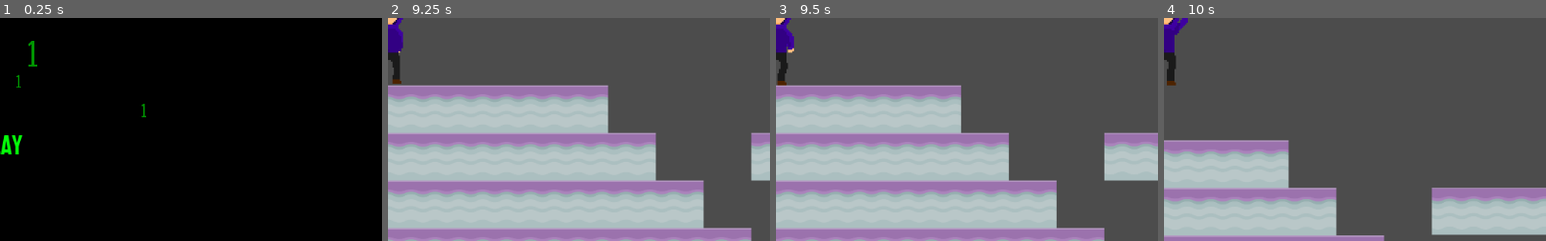
Above: before the commit, frames 1-4 (left to right).
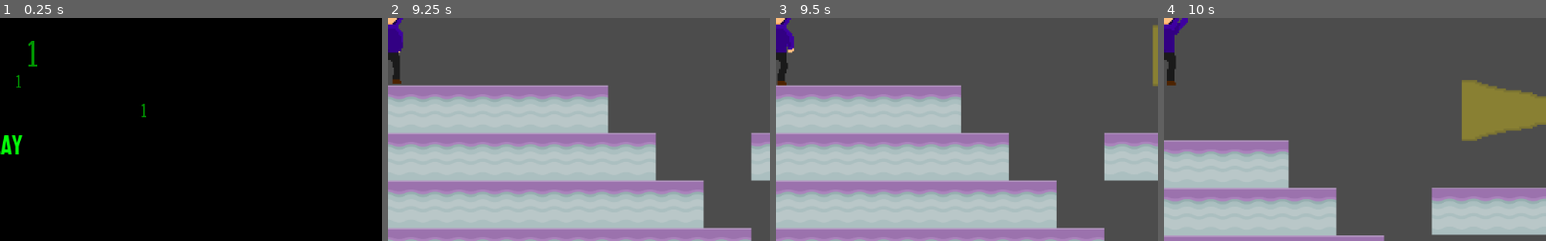
Above: after the commit, the same moments.

Repository: ncbarber/final-Databreak
Game: Godot game, scene res://ScreenStart/ScreenStart.tscn
The game is run twice, just before and just after one commit, with the same random seed, the same clock (stepped at 60 frames per second) and the same inputs.
Inputs:
- Up to frame 1 (0.25 s): no input
- Up to frame 2 (9.25 s): click "Play" at 0.5 s; tap Enter at 1.25 s; hold Right (move_right) 1.28-2.78 s; tap Space (jump) at 1.52, 2.27, 3.77, 4.52, 5.27, 6.77, 7.52, 8.27 s; hold Left (move_left) 2.78-3.53 s; hold Right (move_right) 3.53-5.03 s; hold Left (move_left) 5.03-5.78 s; hold Right (move_right) 5.78-6.53 s; hold Left (move_left) 6.53-8.03 s; hold Right (move_right) from 8.03 s (still down)
- Up to frame 3 (9.5 s): keep holding Right (move_right)
- Up to frame 4 (10 s): keep holding Right (move_right); tap Space (jump) at 9.77 s
The pictures show only the part of the screen within x 50-100%, y 44-94%; the shares and areas given below are measured in that part.

Frames 1-2 are identical in both runs. In frame 3, 0.4% of the frame differs, in the area x 98-100%, y 3-31%; in frame 4, 4.4%, in the area x 78-100%, y 27-56%.

Commit message:
Rework of the enemy
Changed enemy hitboxes and detection of player, added ability for the enemy to chase the player

Diff:
--- a/project/Enemy/Enemy.gd
+++ b/project/Enemy/Enemy.gd
@@ -1,17 +1,19 @@
 extends KinematicBody2D
-
+class_name Enemy
 
 signal player_hit
 
 
 var run_speed := 100
-var gravity := 500
+var gravity := 0
 var velocity := Vector2()
 var is_moving_left := false
-var direction = 1
+var direction := 1
+var rotation_position := 15
+var state := "Idle"
 
 
-var player : KinematicBody2D
+var player = null
 
 
 func _ready() -> void:
@@ -20,15 +22,41 @@
 
 
 func _physics_process(delta) -> void:
-	if $PatrolTimer.time_left == 0:
-		$PatrolTimer.start()
-		direction = direction * -1
-		$Sprite.flip_h = !$Sprite.flip_h
-
-	velocity.y += gravity * delta
-	velocity.x = run_speed * direction
-	velocity = move_and_slide(velocity, Vector2(0, -1))
+	match state:
+		"Idle":
+			run_speed = 100
+			if $PatrolTimer.time_left == 0:
+				$PatrolTimer.start()
+				direction = direction * -1
+				$Sprite.flip_h = !$Sprite.flip_h
+				$Light.scale.x = $Light.scale.x*-1
+				rotation_position = rotation_position * -1
+				$Light.rotation_degrees = $Light.rotation_degrees*-1
+			velocity.y = 0
+			velocity.x = run_speed * direction
+			velocity = move_and_slide(velocity, Vector2(0, -1))
+		"Chasing":
+			$Light.rotation_degrees = ($Light.get_angle_to(player.position)-15)
+			$Light/LightSprite.modulate = Color(1,0,0,0.5)
+			run_speed = lerp(run_speed,475,delta/3)
+			velocity = position.direction_to(player.position) * run_speed
+			velocity = move_and_slide(velocity, Vector2(0, -1))
 
 
 func _on_Light_body_entered(body) -> void:
+	player = body
+	state = "Chasing"
+
+
+
+func _on_Light_body_exited(_body):
+	$DisengageTimer.start()
+
+
+func _on_KillBox_body_entered(body):
 	emit_signal("player_hit", body)
+
+
+func _on_DisengageTimer_timeout():
+	state = "Idle"
+	$Light/LightSprite.modulate = Color(1,1,1,0.34)
--- a/project/Enemy/Enemy.tscn
+++ b/project/Enemy/Enemy.tscn
@@ -1,23 +1,73 @@
-[gd_scene load_steps=5 format=2]
+[gd_scene load_steps=16 format=2]
 
-[ext_resource path="res://Enemy/DatabreakEnemy-1.png_1.png" type="Texture" id=1]
+[ext_resource path="res://Enemy/Databreak_Drone.png" type="Texture" id=1]
 [ext_resource path="res://Enemy/Enemy.gd" type="Script" id=2]
+[ext_resource path="res://Enemy/DatabreakFlashLight.png" type="Texture" id=3]
 
 [sub_resource type="RectangleShape2D" id=1]
-extents = Vector2( 76.7367, 105.541 )
+extents = Vector2( 31.2372, 30.1792 )
 
-[sub_resource type="CapsuleShape2D" id=2]
-radius = 55.1952
-height = 155.844
+[sub_resource type="AtlasTexture" id=3]
+flags = 4
+atlas = ExtResource( 1 )
+region = Rect2( 0, 0, 256, 256 )
+
+[sub_resource type="AtlasTexture" id=4]
+flags = 4
+atlas = ExtResource( 1 )
+region = Rect2( 256, 0, 256, 256 )
+
+[sub_resource type="AtlasTexture" id=5]
+flags = 4
+atlas = ExtResource( 1 )
+region = Rect2( 512, 0, 256, 256 )
+
+[sub_resource type="AtlasTexture" id=6]
+flags = 4
+atlas = ExtResource( 1 )
+region = Rect2( 0, 256, 256, 256 )
+
+[sub_resource type="AtlasTexture" id=7]
+flags = 4
+atlas = ExtResource( 1 )
+region = Rect2( 256, 256, 256, 256 )
+
+[sub_resource type="AtlasTexture" id=8]
+flags = 4
+atlas = ExtResource( 1 )
+region = Rect2( 512, 256, 256, 256 )
+
+[sub_resource type="AtlasTexture" id=9]
+flags = 4
+atlas = ExtResource( 1 )
+region = Rect2( 0, 512, 256, 256 )
+
+[sub_resource type="AtlasTexture" id=10]
+flags = 4
+atlas = ExtResource( 1 )
+region = Rect2( 256, 512, 256, 256 )
+
+[sub_resource type="AtlasTexture" id=11]
+flags = 4
+atlas = ExtResource( 1 )
+region = Rect2( 512, 512, 256, 256 )
+
+[sub_resource type="AtlasTexture" id=12]
+flags = 4
+atlas = ExtResource( 1 )
+region = Rect2( 0, 768, 256, 256 )
+
+[sub_resource type="SpriteFrames" id=13]
+animations = [ {
+"frames": [ SubResource( 3 ), SubResource( 4 ), SubResource( 5 ), SubResource( 6 ), SubResource( 7 ), SubResource( 8 ), SubResource( 9 ), SubResource( 10 ), SubResource( 11 ), SubResource( 12 ) ],
+"loop": true,
+"name": "default",
+"speed": 100.0
+} ]
 
 [node name="Enemy" type="KinematicBody2D"]
-position = Vector2( 494.212, 285.95 )
+position = Vector2( 490.008, 296.882 )
 script = ExtResource( 2 )
-
-[node name="Sprite" type="Sprite" parent="."]
-position = Vector2( 78.3416, -23.5969 )
-texture = ExtResource( 1 )
-flip_h = true
 
 [node name="PatrolTimer" type="Timer" parent="."]
 wait_time = 5.0
@@ -25,14 +75,56 @@
 autostart = true
 
 [node name="EnemyCollision" type="CollisionShape2D" parent="."]
-position = Vector2( 79.5275, -0.793701 )
+position = Vector2( 0.011322, 0.0445251 )
 shape = SubResource( 1 )
+__meta__ = {
+"_edit_lock_": true
+}
 
 [node name="Light" type="Area2D" parent="."]
+position = Vector2( 2.31699, 25.8167 )
+collision_layer = 2
+collision_mask = 2
 
-[node name="LightCollision" type="CollisionShape2D" parent="Light"]
-position = Vector2( 77.4207, -55.3955 )
+[node name="LightCollision" type="CollisionPolygon2D" parent="Light"]
+position = Vector2( 349.641, 1.62439 )
 rotation = 1.5708
-shape = SubResource( 2 )
+scale = Vector2( 1, 1 )
+z_index = 1
+polygon = PoolVector2Array( -83.4664, -28.527, 78.1682, -27.4046, 0.718231, 352.549 )
+
+[node name="LightSprite" type="Sprite" parent="Light"]
+modulate = Color( 1, 1, 1, 0.345098 )
+position = Vector2( -0.0660095, -0.0143738 )
+rotation = 4.79126e-15
+scale = Vector2( 1.483, 1.36133 )
+z_index = -1
+texture = ExtResource( 3 )
+offset = Vector2( 127.509, 0.0342407 )
+__meta__ = {
+"_edit_lock_": true
+}
+
+[node name="Sprite" type="AnimatedSprite" parent="."]
+frames = SubResource( 13 )
+frame = 8
+playing = true
+__meta__ = {
+"_edit_lock_": true
+}
+
+[node name="KillBox" type="Area2D" parent="."]
+
+[node name="CollisionPolygon2D" type="CollisionPolygon2D" parent="KillBox"]
+position = Vector2( -9.1096, 1.82348 )
+scale = Vector2( 0.80921, 0.787011 )
+polygon = PoolVector2Array( -14.5425, 42.1369, 37.4186, 42.1369, 116.597, -76.5892, -95.6285, -77.8083 )
+
+[node name="DisengageTimer" type="Timer" parent="."]
+wait_time = 3.5
+autostart = true
 
 [connection signal="body_entered" from="Light" to="." method="_on_Light_body_entered"]
+[connection signal="body_exited" from="Light" to="." method="_on_Light_body_exited"]
+[connection signal="body_entered" from="KillBox" to="." method="_on_KillBox_body_entered"]
+[connection signal="timeout" from="DisengageTimer" to="." method="_on_DisengageTimer_timeout"]
--- a/project/Player/Player.gd
+++ b/project/Player/Player.gd
@@ -1,5 +1,5 @@
 extends KinematicBody2D
-
+class_name Player
 
 var jump_speed := -1250
 var run_speed := 375
--- a/project/Player/Player.tscn
+++ b/project/Player/Player.tscn
@@ -107,21 +107,23 @@
 "speed": 5.0
 } ]
 
-[sub_resource type="CapsuleShape2D" id=19]
+[sub_resource type="CapsuleShape2D" id=18]
 radius = 50.0
 height = 122.606
 
 [node name="Player" type="KinematicBody2D"]
+collision_layer = 3
+collision_mask = 3
 script = ExtResource( 1 )
 
 [node name="AnimatedSprite" type="AnimatedSprite" parent="."]
-frames = SubResource( 18 )
+frames = SubResource( 17 )
 animation = "jump"
 playing = true
 
 [node name="CollisionShape2D" type="CollisionShape2D" parent="."]
 position = Vector2( 0.129761, 0.854103 )
-shape = SubResource( 19 )
+shape = SubResource( 18 )
 
 [node name="Camera2D" type="Camera2D" parent="."]
 current = true
--- a/project/project.godot
+++ b/project/project.godot
@@ -7,6 +7,22 @@
 ;   param=value ; assign values to parameters
 
 config_version=4
+
+_global_script_classes=[ {
+"base": "KinematicBody2D",
+"class": "Enemy",
+"language": "GDScript",
+"path": "res://Enemy/Enemy.gd"
+}, {
+"base": "KinematicBody2D",
+"class": "Player",
+"language": "GDScript",
+"path": "res://Player/Player.gd"
+} ]
+_global_script_class_icons={
+"Enemy": "",
+"Player": ""
+}
 
 [application]
 
Binary file added: project/Enemy/DatabreakFlashLight.png
Not shown, added: project/Enemy/DatabreakFlashLight.png.import
Binary file added: project/Enemy/Databreak_Drone.png
Not shown, added: project/Enemy/Databreak_Drone.png.import
Not shown: 1 places in project/Player/Player.tscn that only renumber resources
Not shown, added: raw_assets/Databreak_Drone.png
